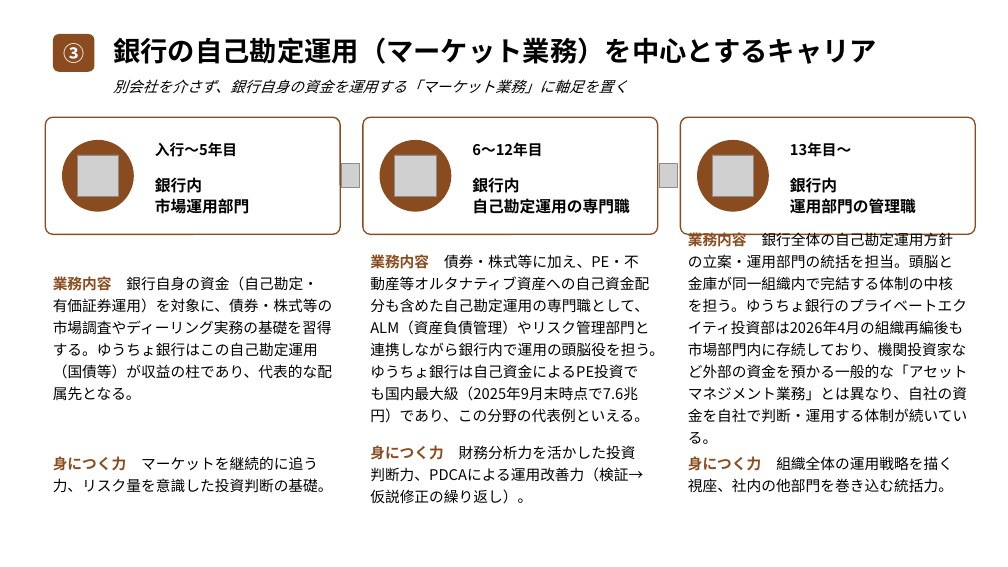
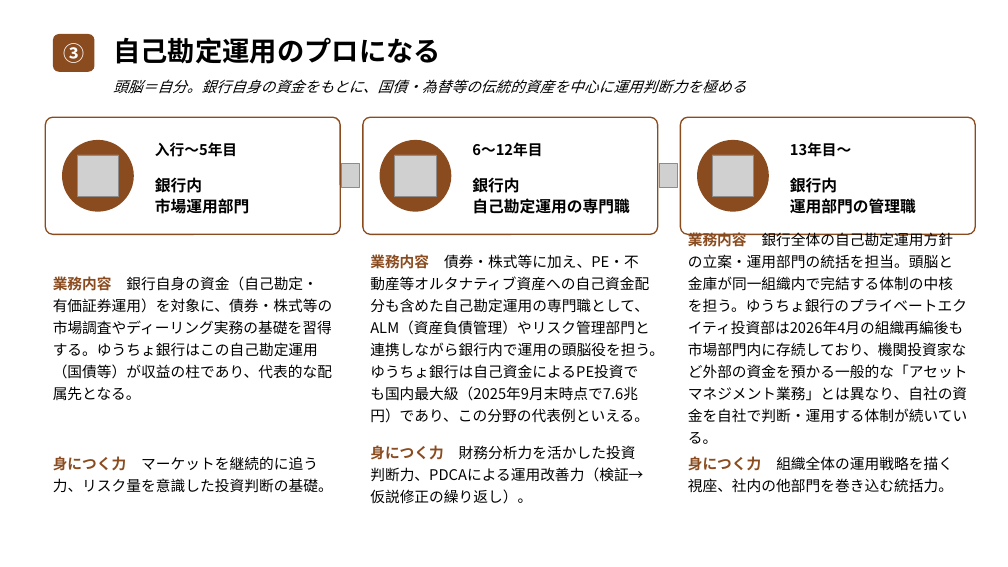
Before and after one commit to nasukazunori/NasuVault2, a slide deck: slide 7 of 信吾/銀行研究/添付ファイル/信託銀行キャリア形成モデル.pptx (slide 6 before the commit). Drawn at 1008x567 pixels with LibreOffice and Linux fonts; fonts in the diff are those of the drawing; grey boxes stand for pictures. Boxes give left, top, right and bottom in pixels: in the first picture for what was removed or moved away, otherwise in the second. Text is boxed around its words. In the diff, an @@ line names an element or a change of style, - is before the commit and + after.

```diff
--- a/信吾/銀行研究/添付ファイル/信託銀行キャリア形成モデル.pptx
+++ b/信吾/銀行研究/添付ファイル/信託銀行キャリア形成モデル.pptx
@@ text at (113, 37, 441, 64): text changed @@
-銀行の自己勘定運用（マーケット業務）を中心とするキャリア
+自己勘定運用のプロになる
@@ text at (113, 79, 746, 94): text changed @@
-別会社を介さず、銀行自身の資金を運用する「マーケット業務」に軸足を置く
+頭脳＝自分。銀行自身の資金をもとに、国債・為替等の伝統的資産を中心に運用判断力を極める
```
Also in this commit, not shown: 5 other slides changed, 1 slide added, 1 other file.
